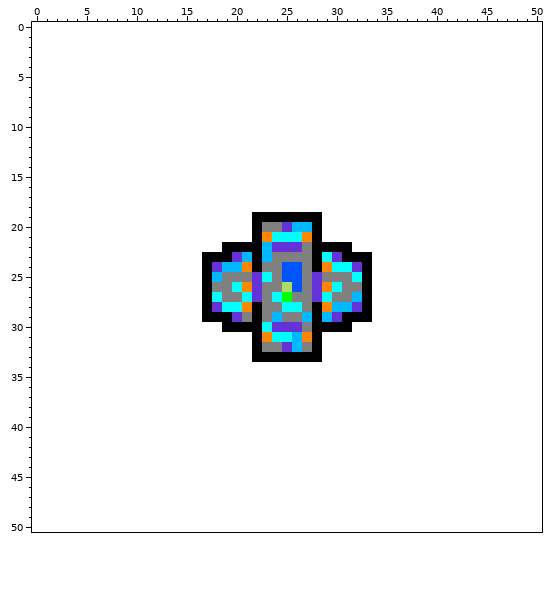
Pixel-art sprite, stored at Assets/GameData/Levels/Fire_Sublevels/PaintedSublevels/FIRE_SBLVL_01.png. That is the earlier state.
The file is 51x51 pixels.
New version:
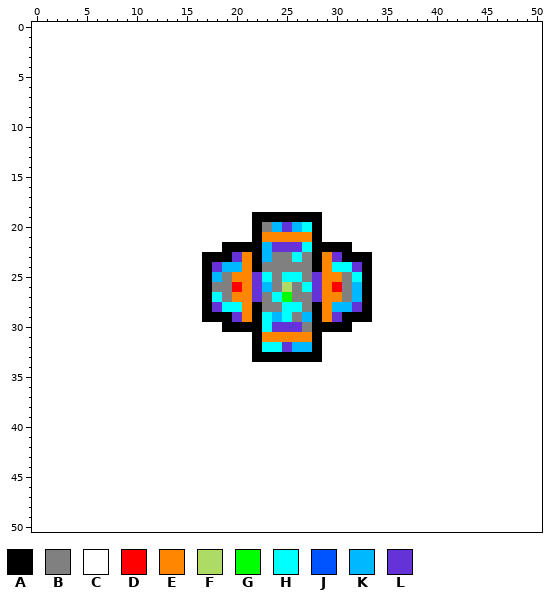
Palette (. is transparent): A #000000  B #808080  C #ffffff  D #ff0000  E #ff8600  F #addb65  G #00ff00  H #00ffff  J #0054ff  K #00b8ff  L #6432d7
From old to new:
y 20: x 24 B -> K; x 27 K -> H
y 21: x 24..26 HHH -> EEE
y 22: x 27 B -> H
y 23: x 21 K -> E; x 26 B -> H; x 29 H -> E
y 24: x 25..26 JJ -> BB
y 25: x 20..21 BB -> EE; x 25..26 JJ -> HH; x 29..30 BB -> EE
y 26: x 20 H -> D; x 23 B -> K; x 26..27 JB -> BH; x 30 H -> D; x 32 B -> K
y 27: x 20..21 BH -> EE; x 29..30 HB -> EE
y 29: x 21 B -> E; x 23 B -> H; x 25 B -> H; x 29 K -> E
y 31: x 24..26 HHK -> EEE
y 32: x 23..24 BB -> HH; x 27 B -> K
